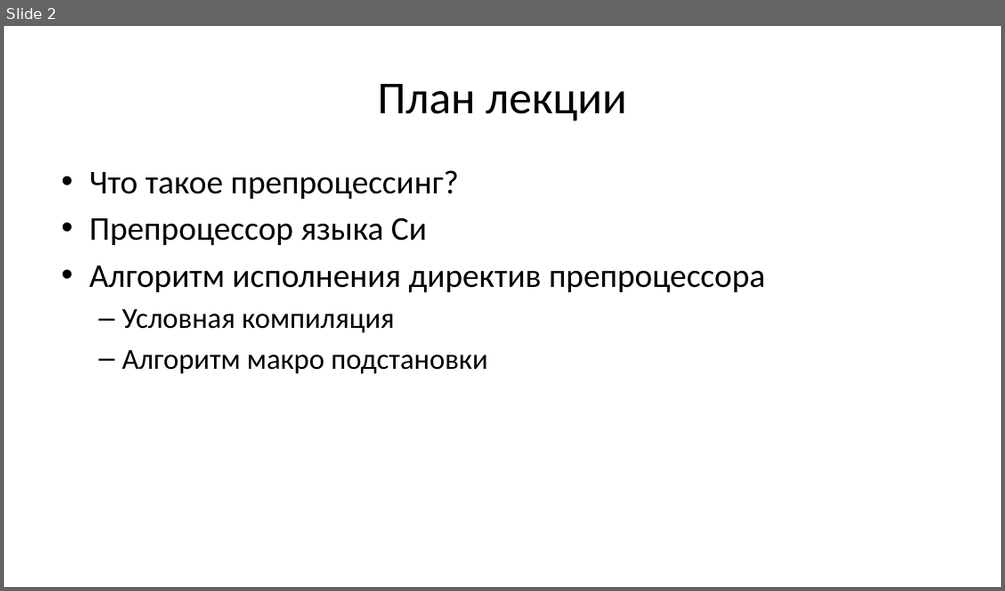
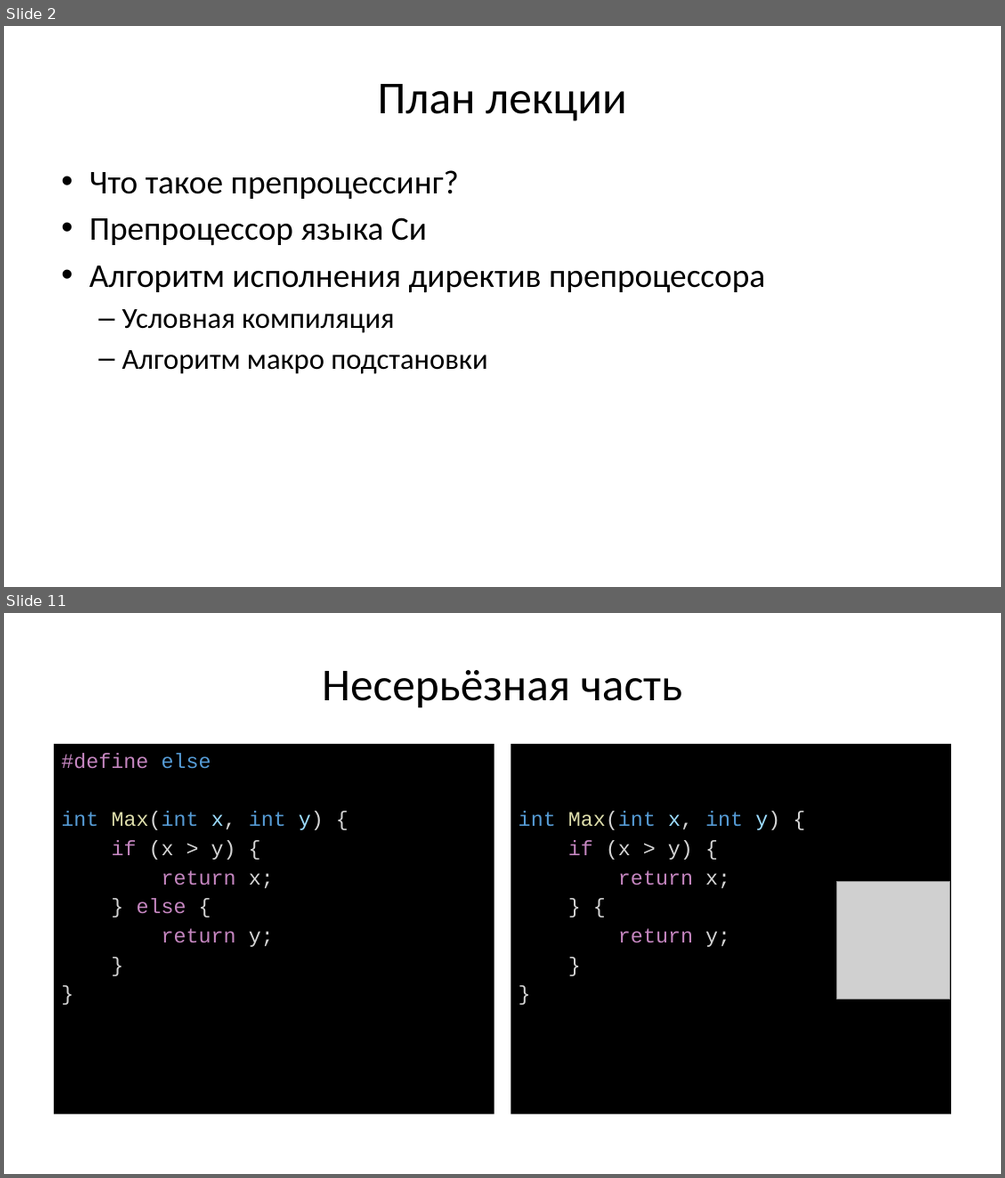
Before and after one commit to Evgueni-Petrov-aka-espetrov/Algorithms-and-Programming-in-C-pptx, a slide deck: 25 Препроцессор языка Си.pptx. Shown one above the other, each under a label of ours: slide 2 before the commit, slides 2 and 11 after it; the slides between them are not shown. The pictures are 1005x591 and 1005x1178 pixels, drawn with LibreOffice and Linux fonts; fonts in the diff are those of the drawing; grey boxes stand for pictures. Boxes give left, top, right and bottom in pixels: in the first picture for what was removed or moved away, otherwise in the second. Text is boxed around its words. In the diff, an @@ line names an element or a change of style, - is before the commit and + after.

```diff
--- a/25 Препроцессор языка Си.pptx
+++ b/25 Препроцессор языка Си.pptx
@@ slide 11 added at (4, 613, 1001, 1174), background #FFFFFF @@
@@ title added at (322, 670, 682, 708), 44 pt, text #000000 @@
+Несерьёзная часть
@@ text added at (54, 744, 494, 1114), fill #000000, 20 pt, text #C586C0 @@
+#define else
+int Max(int x, int y) {
+if (x > y) {
+return x;
+} else {
+return y;
+}
+}
@@ text added at (511, 744, 952, 1114), fill #000000, 20 pt, text #D4D4D4 @@
+int Max(int x, int y) {
+if (x > y) {
+return x;
+} {
+return y;
+}
+}
@@ picture added at (836, 882, 950, 998) @@
```
Also in this commit, not shown: 12 other slides added.
